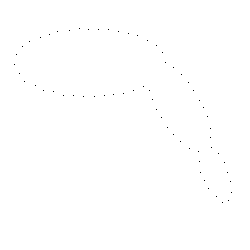
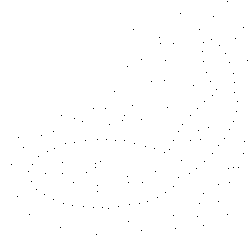
The second 250x250 image is a revision of the first. Changes to its layers:
hid group "Shape2_3parts" (3 layers) over box(11, 13, 236, 203)
showed group "Shape1_3parts" (3 layers) over box(11, 1, 248, 235)
added layer "Noise" (2nd of 2, in "Shape1_3parts") in group "Shape1_3parts" over box(11, 1, 248, 235)
